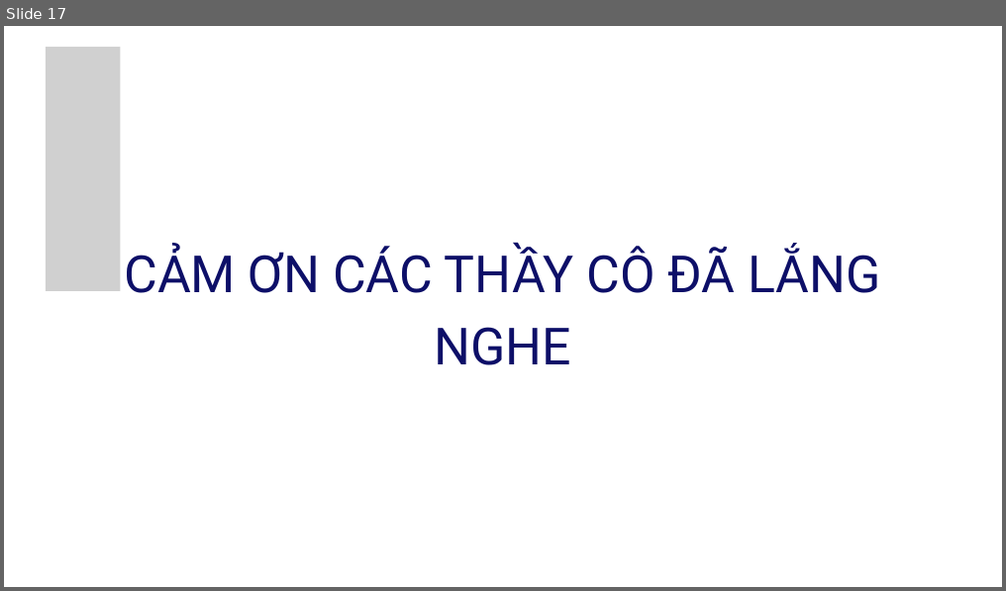
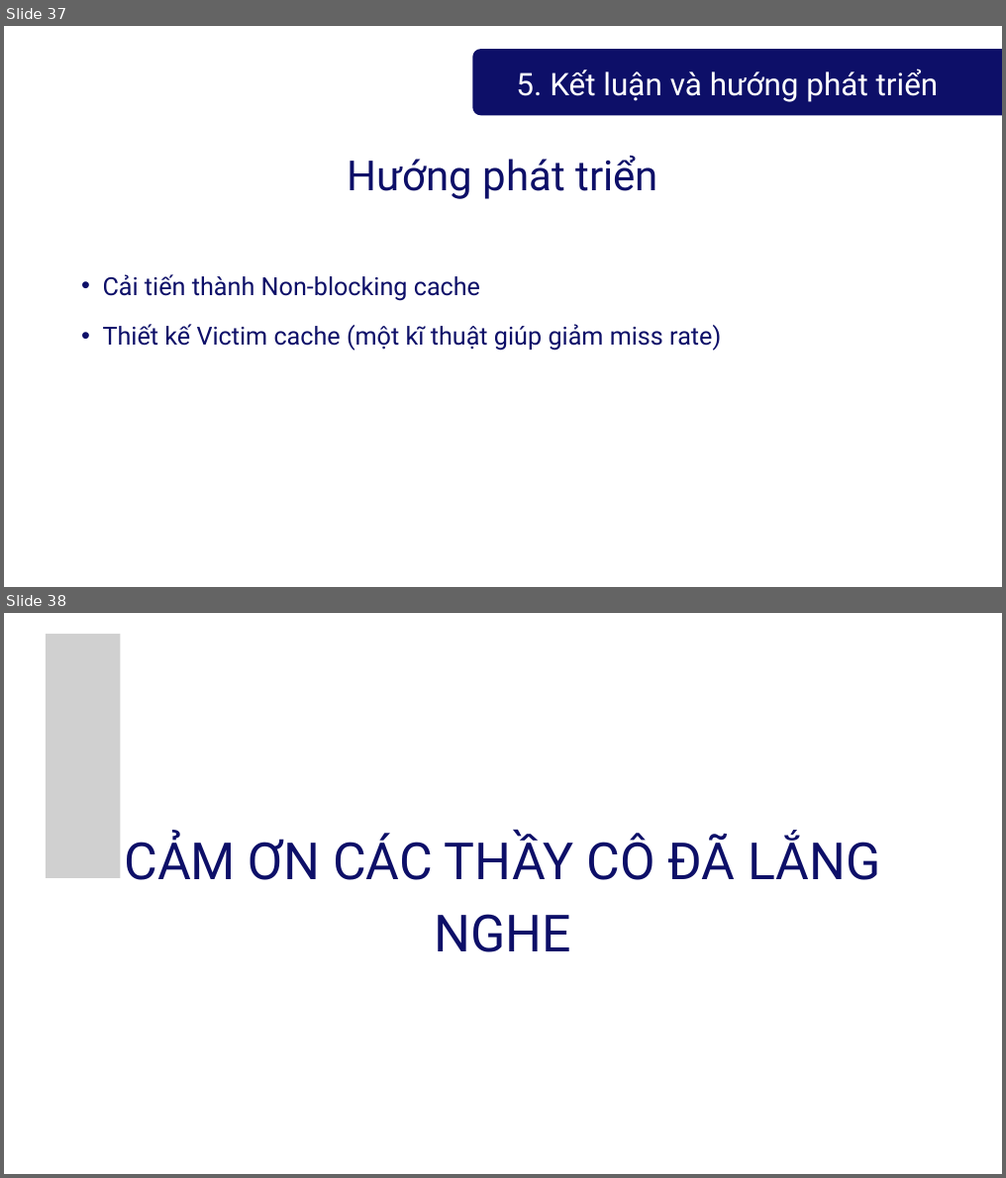
Before and after one commit to Stork1323/riscv_cache, a slide deck: Documents/Presentation for Project 2.pptx. Shown one above the other, each under a label of ours: slide 17 before the commit, slides 37 and 38 after it. The pictures are 1006x591 and 1006x1178 pixels, drawn with LibreOffice and Linux fonts; fonts in the diff are those of the drawing; grey boxes stand for pictures. Boxes give left, top, right and bottom in pixels: in the first picture for what was removed or moved away, otherwise in the second. Text is boxed around its words. In the diff, an @@ line names an element or a change of style, - is before the commit and + after.

```diff
--- a/Documents/Presentation for Project 2.pptx
+++ b/Documents/Presentation for Project 2.pptx
@@ slide 37 added at bbox=[4, 26, 1002, 587], background #FFFFFF @@
@@ freeform shape added at bbox=[472, 49, 1002, 115], fill #0D0F68 @@
@@ text added at bbox=[516, 69, 939, 102], 45 pt, text #FFFFFF @@
+5. Kết luận và hướng phát triển
@@ text added at bbox=[348, 155, 658, 199], 60 pt, text #0D0F68 @@
+Hướng phát triển
@@ text added at bbox=[103, 274, 721, 351], 36 pt, text #0D0F68 @@
+  • Cải tiến thành Non-blocking cache
+  • Thiết kế Victim cache (một kĩ thuật giúp giảm miss rate)
@@ what was slide 17 is now slide 38 @@
```
Also in this commit, not shown: 23 other slides added.
